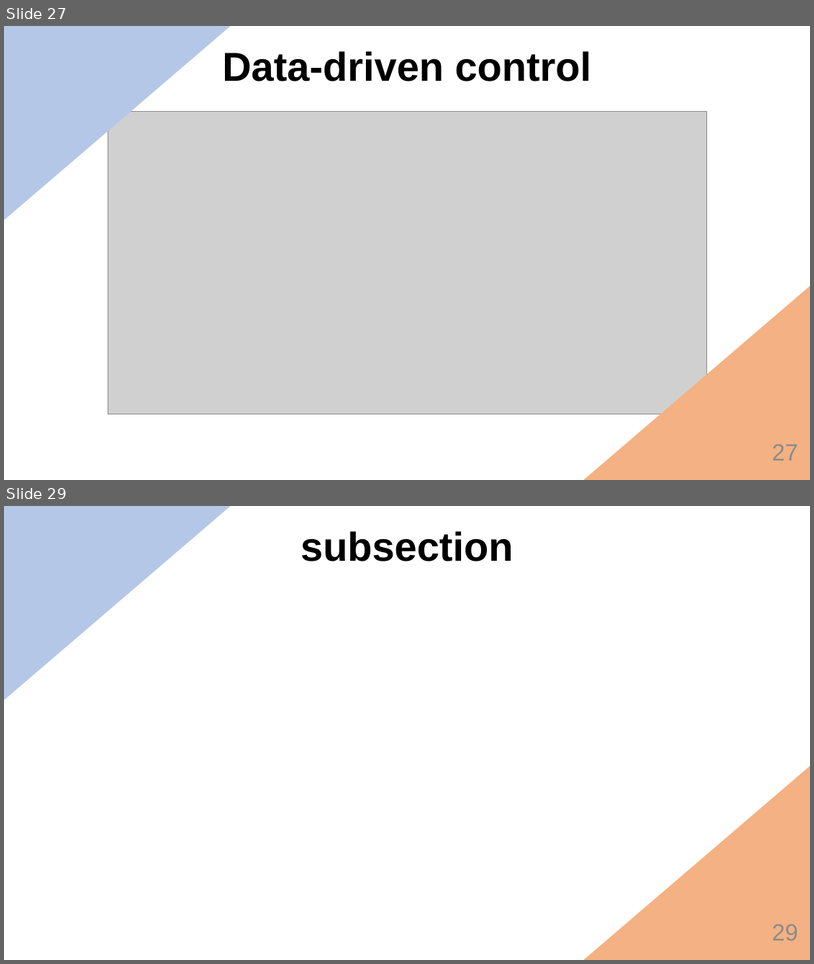
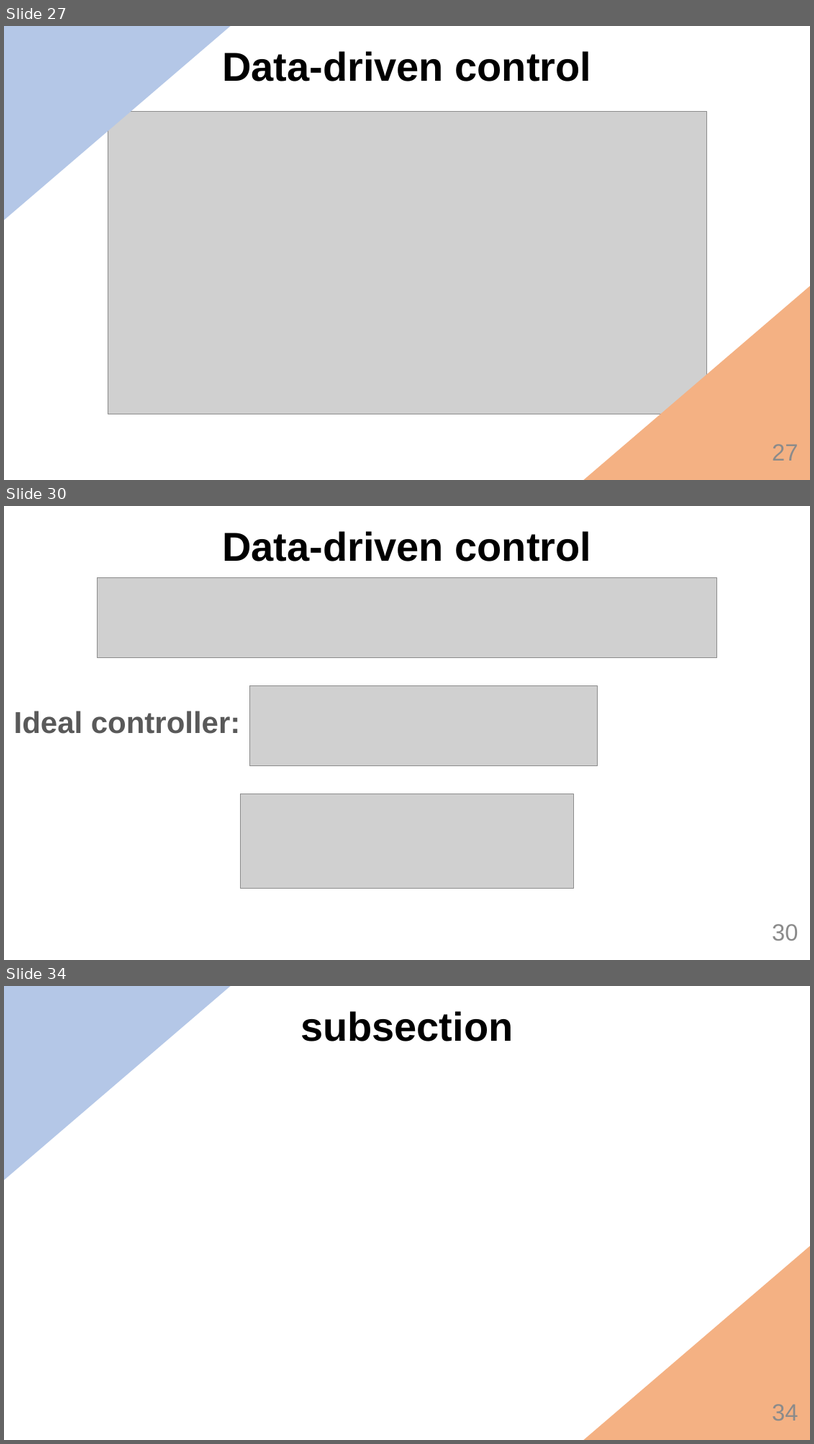
Before and after one commit to MarcBerneman/Master-thesis, a slide deck: Presentation/Thesis.pptx. Shown one above the other, each under a label of ours: slides 27 and 29 before the commit, slides 27, 30 and 34 after it; the slides between them are not shown. The pictures are 814x964 and 814x1444 pixels, drawn with LibreOffice and Linux fonts; fonts in the diff are those of the drawing; grey boxes stand for pictures; background and template pictures are left out. Boxes give left, top, right and bottom in pixels: in the first picture for what was removed or moved away, otherwise in the second. Text is boxed around its words. In the diff, an @@ line names an element or a change of style, - is before the commit and + after.

```diff
--- a/Presentation/Thesis.pptx
+++ b/Presentation/Thesis.pptx
@@ slide 30 added at (x1=4, y1=506, x2=810, y2=960), background #FFFFFF @@
@@ text added at (x1=222, y1=531, x2=592, y2=561), 48 pt, text #000000, bold @@
+Data-driven control
@@ picture added at (x1=97, y1=577, x2=718, y2=657) @@
@@ picture added at (x1=250, y1=686, x2=598, y2=765) @@
@@ text added at (x1=14, y1=710, x2=240, y2=734), 36 pt, text #595959, bold @@
+Ideal controller:
@@ picture added at (x1=241, y1=794, x2=574, y2=888) @@
@@ page number added at (x1=772, y1=924, x2=798, y2=940), 28 pt, text #8C8C8C @@
+30
@@ what was slide 29 is now slide 34 @@
@@ page number at (x1=772, y1=1404, x2=798, y2=1420): text changed @@
-29
+34
```
Also in this commit, not shown: 1 slide changed, 4 other slides added, 13 other files.
